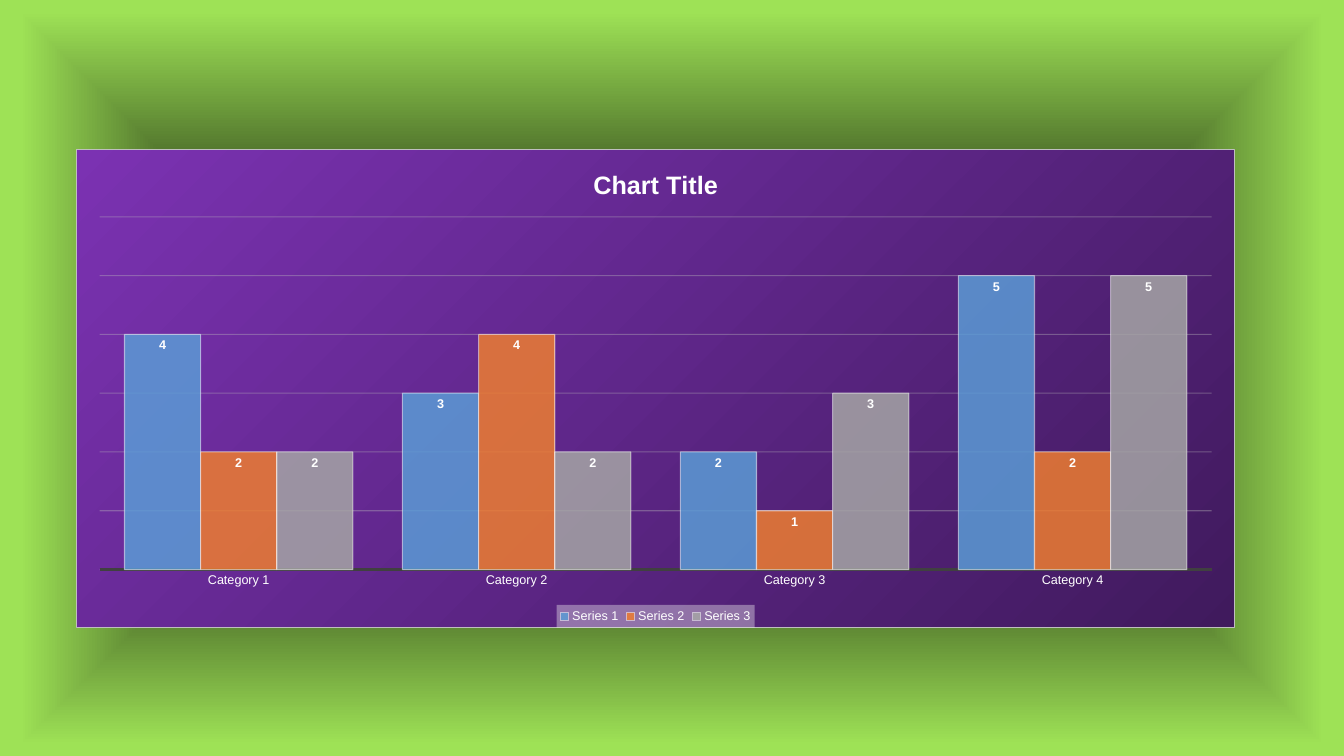
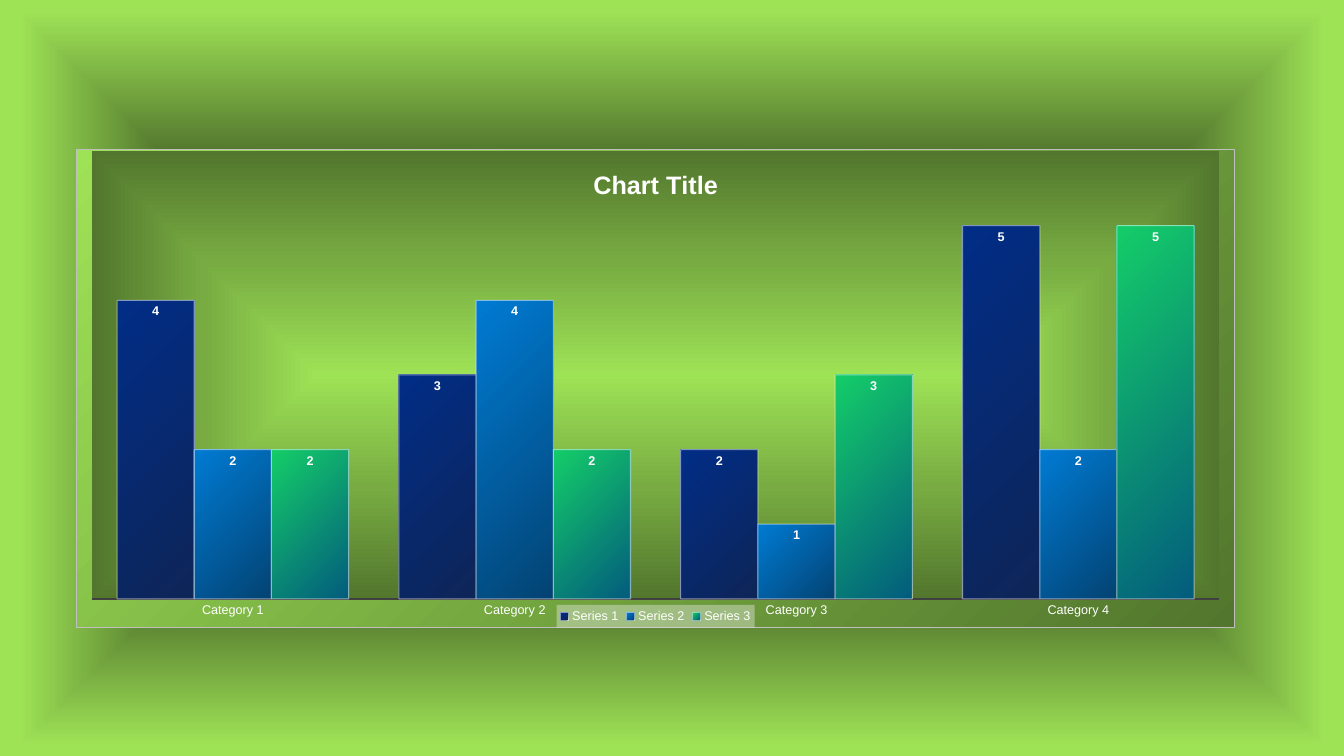
Before and after one commit to mutanganajoseph/Documents, a slide deck: slide 6 of auca/sem-1/intro-to-computer/presentation/Presentation1.pptx. Drawn at 1344x756 pixels with LibreOffice and Linux fonts; fonts in the diff are those of the drawing. Boxes give left, top, right and bottom in pixels: in the first picture for what was removed or moved away, otherwise in the second. Text is boxed around its words. In the diff, an @@ line names an element or a change of style, - is before the commit and + after.

```diff
--- a/auca/sem-1/intro-to-computer/presentation/Presentation1.pptx
+++ b/auca/sem-1/intro-to-computer/presentation/Presentation1.pptx
@@ column chart at [76, 148, 1235, 628] @@
@@ colour of Series 1 #5B9BD5 at 85% opacity to gradient #012D86 to #0E2557 @@
@@ colour of Series 2 #ED7D31 at 85% opacity to gradient #007BD3 to #034373 @@
@@ colour of Series 3 #A5A5A5 at 85% opacity to gradient #14CD68 to #035C7D @@
@@ value axis changed @@
@@ background changed @@
@@ plot area changed @@
```
Also in this commit, not shown: 2 other slides changed, 4 other files.
